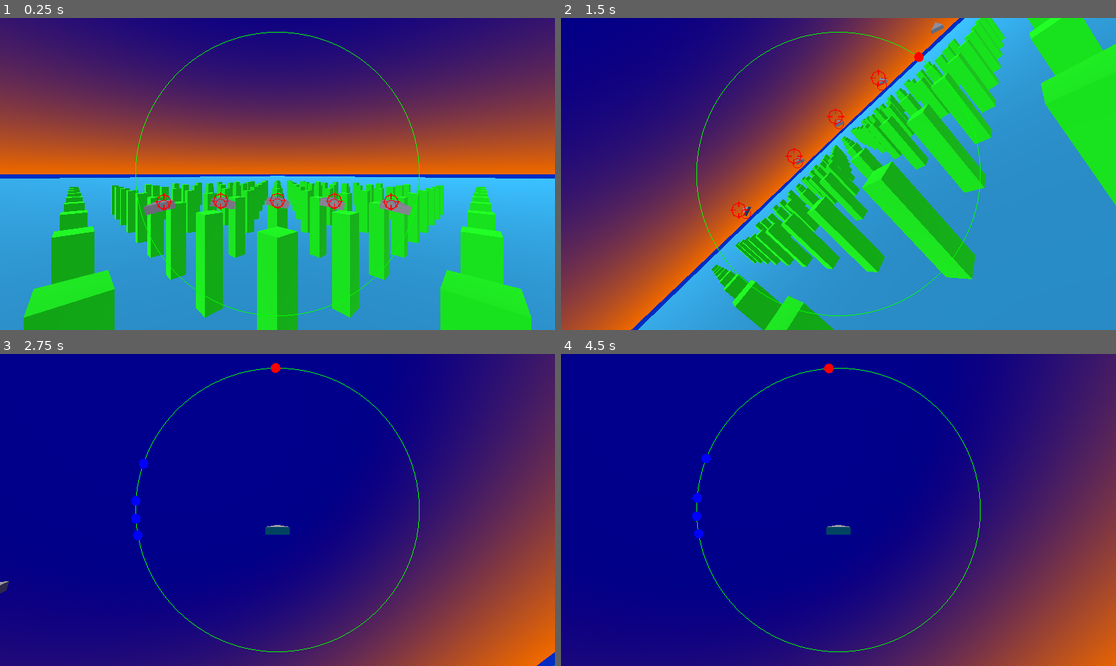
Above: before the commit, frames 1-4 (two rows, left to right).
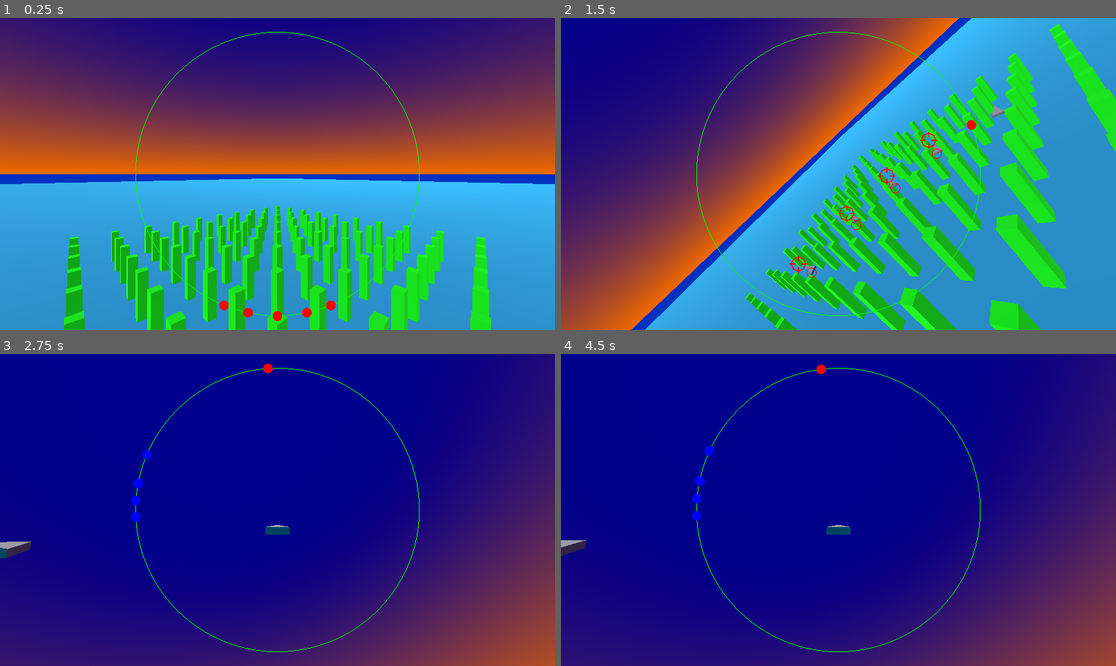
Above: after the commit, the same moments.

Repository: lookbehindyounow/shape_squadron
Game: Godot game, scene res://main.tscn
The game is run twice, just before and just after one commit, with the same random seed, the same clock (stepped at 60 frames per second) and the same inputs.
Inputs:
- Up to frame 1 (0.25 s): no input
- Up to frame 2 (1.5 s): hold D (roll_right) 0.53-1.28 s; hold , (shoot) 0.53-1.28 s; hold W (pitch_down) from 1.28 s (still down); tap , (shoot) at 1.35 s
- Up to frame 3 (2.75 s): release W (pitch_down) at 2.03 s; hold D (roll_right) from 2.03 s (still down); hold , (shoot) from 2.03 s (still down); tap C (toggle_camera) at 2.1 s
- Up to frame 4 (4.5 s): release D (roll_right) at 2.78 s; release , (shoot) at 2.78 s; hold Space (accelerate) 2.78-3.53 s; tap V (toggle_chillin) at 2.85 s; tap , (shoot) at 3.05, 4.35 s; tap Enter at 3.5 s; hold , (shoot) 3.53-4.28 s; hold A (roll_left) from 3.53 s (still down); tap B (toggle_suggestions) at 3.6 s; tap Space (accelerate) at 4.25 s

The runs differ from the first frame. In frame 1, 27% of the frame differs, in the area x 0-100%, y 50-100%; in frame 2, 29%, in the area x 13-100%, y 0-100%; in frame 3, 22%; in frame 4, 21%.

Commit message:
when you die the enemies all head home (away off into the x-axis) & the camera follows them & slowly pans round, next thing is winning

Diff:
--- a/Enemy.gd
+++ b/Enemy.gd
@@ -10,8 +10,8 @@
 var crashes=0
 var cooldown=0
 var HUD_points=[]
+
 signal die
-
 func _ready():
 	die.connect(get_node("/root/Main")._on_enemy_die.bind(self))
 
@@ -24,33 +24,38 @@
 
 func _physics_process(delta):
 	var player=get_node("/root/Main/Player")
+	var gaming=get_node("/root/Main").gaming
+	if gaming:
+		HUD_points=[Jet.track(transform,player.position,player.velocity)]
+	else:
+		HUD_points=[Jet.track(transform,player.ave_enemy_pos+Vector3(100,0,0),Vector3.ZERO)]
+
 	var allies=[]+get_node("/root/Main").enemies
 	allies.erase(self)
-	HUD_points=[Jet.track(transform,player.position,player.velocity)]
 	for ally in allies:
 		HUD_points.append(Jet.track(transform,ally.position,ally.velocity,false))
 
 	if chillin:
 		velocity=Vector3.ZERO
 	else:
+		if gaming && HUD_points[0][1][1]<PI/12:
+			if cooldown>0.05:
+				Jet.shoot(self)
+				cooldown=0
+			else:
+				cooldown+=delta
+
 		var instructions=Jet.autopilot(transform,speed,pitch_speed,HUD_points)
-		var rolling=0.75*instructions[0]
-		var pitching=pitch_speed*instructions[1]
-		var accelerating=instructions[2]
-
-		speed=min(speed+(accelerating*acceleration*delta),top_speed)
 		# could also make pitch & roll depend on target o'clock or dot product navigation from autopilot if I get into that
 		# both options would look more like analogue controls for player
-		transform.basis=Jet.turn(transform.basis,rolling,pitching,delta)
+
+		speed=min(speed+(instructions[2]*acceleration*delta),top_speed)
+		transform.basis=Jet.turn(transform.basis,instructions[0]*roll_speed,instructions[1]*pitch_speed,delta)
 		velocity=transform.basis.z*speed
 	move_and_slide()
 
-	if HUD_points[0][1][1]<PI/12:
-		if cooldown>0.05:
-			Jet.shoot(self)
-			cooldown=0
-		else:
-			cooldown+=delta
+	if not gaming:
+		HUD_points.remove_at(0)
 
 	for i in range(get_slide_collision_count()):
 		if not get_slide_collision(i).get_collider().is_in_group("bullets"):
--- a/JetMethods.gd
+++ b/JetMethods.gd
@@ -46,10 +46,10 @@
 
 	return [rolling,pitching]
 
-static func autopilot(transform,speed,pitch_speed,HUD_points,target=0): # target is index of HUD point
+static func autopilot(transform,speed,pitch_speed,HUD_points): # target is index of HUD point
 	var accelerating=0
 
-	var turn_instructions=instruct_turn(HUD_points[target][1][0]) # aim for player's ahead marker
+	var turn_instructions=instruct_turn(HUD_points[0][1][0]) # aim for player's ahead marker
 
 	if transform.origin.y<5+speed/pitch_speed: # if near ground
 		if transform.origin.y<5+(speed/pitch_speed)*(1-sin(Vector3.DOWN.angle_to(transform.basis.z))): # if too near ground for current orientation
@@ -76,7 +76,7 @@
 			if to_point.dot(transform.basis.z)>0:
 				accelerating=-1
 			else:
-				accelerating+=1
+				accelerating=1
 
 	return [turn_instructions[0],turn_instructions[1],accelerating]
 
--- a/Player.gd
+++ b/Player.gd
@@ -9,8 +9,8 @@
 var hits_taken=0
 var crashes=0
 var cooldown=0
-var HUD_points=[[[0,0],[0,0],false]]
-signal die
+var HUD_points=[]
+var ave_enemy_pos=Vector3.ZERO
 
 #var suggestions_on=false
 #func _unhandled_input(event):
@@ -18,46 +18,67 @@
 #		suggestions_on=not suggestions_on
 
 func _physics_process(delta):
+	var gaming=get_node("/root/Main").gaming
 	var enemies=get_node("/root/Main").enemies
 	HUD_points=[]
 	for enemy in enemies:
-		HUD_points.append(Jet.track(transform,enemy.position,enemy.velocity))
+		HUD_points.append(Jet.track(transform,enemy.position,enemy.velocity,gaming))
+	if not gaming:
+		HUD_points=HUD_points.map(func(HUD_point): return [HUD_point[0],false,HUD_point[2]])
 
 #	if suggestions_on:
 #		var suggestions=Jet.autopilot(transform,HUD_points)
 
-	var accelerating=0
-	if Input.is_action_pressed("accelerate"):
-		accelerating+=1
-	if Input.is_action_pressed("decelerate"):
-		accelerating-=1
-	speed=min(speed+(accelerating*acceleration*delta),top_speed)
-	var rolling=0
-	var pitching=0
-	if Input.is_action_pressed("roll_left"):
-		rolling-=1
-	if Input.is_action_pressed("roll_right"):
-		rolling+=1
-	if Input.is_action_pressed("pitch_up"):
-		pitching-=1
-	if Input.is_action_pressed("pitch_down"):
-		pitching+=1
-	transform.basis=Jet.turn(transform.basis,rolling,pitching,delta)
-	velocity=transform.basis.z*speed
-	move_and_slide()
+	if gaming:
+		var accelerating=0
+		var rolling=0
+		var pitching=0
 
-	if Input.is_action_pressed("shoot"):
-		if cooldown>0.05:
-			Jet.shoot(self)
-			cooldown=0
-		else:
-			cooldown+=delta
+		if Input.is_action_pressed("accelerate"):
+			accelerating+=1
+		if Input.is_action_pressed("decelerate"):
+			accelerating-=1
+		if Input.is_action_pressed("roll_left"):
+			rolling-=1
+		if Input.is_action_pressed("roll_right"):
+			rolling+=1
+		if Input.is_action_pressed("pitch_up"):
+			pitching-=1
+		if Input.is_action_pressed("pitch_down"):
+			pitching+=1
 
-	for i in range(get_slide_collision_count()):
-		if not get_slide_collision(i).get_collider().is_in_group("bullets"):
-			die.emit()
+		if Input.is_action_pressed("shoot"):
+			if cooldown>0.05:
+				Jet.shoot(self)
+				cooldown=0
+			else:
+				cooldown+=delta
+
+		speed=min(speed+(accelerating*acceleration*delta),top_speed)
+		transform.basis=Jet.turn(transform.basis,rolling*roll_speed,pitching*pitch_speed,delta)
+		velocity=transform.basis.z*speed
+		move_and_slide()
+
+		for i in range(get_slide_collision_count()):
+			if not get_slide_collision(i).get_collider().is_in_group("bullets"):
+				die()
+	else:
+		var sum=Vector3.ZERO
+		for HUD_point in HUD_points:
+			sum+=HUD_point[2]
+		ave_enemy_pos=sum/HUD_points.size()
+		transform.origin=ave_enemy_pos
+		transform.basis=transform.basis.rotated(Vector3.UP,0.02*TAU*delta)
+		transform.origin-=30*transform.basis.z
+		# when explosions are working could zoom out from exploding jet & glide towards this view
 
 func _on_bullet_hit():
 	health-=1
 	if health<=0:
-		die.emit()
+		die()
+
+func die():
+	get_node("/root/Main").gaming=false
+	$CollisionShape3D.set_deferred("disabled",true)
+	$PlaceholderBody.hide()
+	transform.basis=Basis(Vector3.RIGHT,Vector3(0,sqrt(3)/2,0.5),Vector3(0,-0.5,sqrt(3)/2))
--- a/UI.gd
+++ b/UI.gd
@@ -33,7 +33,7 @@
 			icons[i][0].set_colour("#00f")
 		add_child(icons[i][0])
 
-		if HUD_points[i][1]!=null:
+		if HUD_points[i][1]:
 			if HUD_points[i][1][1]<0.65:
 				icons[i].append(icon_scene.instantiate())
 				icons[i][1].position=Vector2(screen_dimensions/2)+(((HUD_points[i][1][1]/0.65)*screen_dimensions.y/2.2)*Vector2.UP.rotated(HUD_points[i][1][0]))
--- a/main.gd
+++ b/main.gd
@@ -4,6 +4,7 @@
 var bullet_scene=preload("res://bullet.tscn")
 var enemies=[]
 var current_camera=-1
+var gaming=true
 
 func _ready():
 	var initial_enemy_count=5
@@ -37,6 +38,3 @@
 					enemies[current_camera].get_node("Camera3D").current=true
 			break
 	dead.queue_free()
-
-func _on_player_die():
-	pass # Replace with function body.
--- a/main.tscn
+++ b/main.tscn
@@ -31,7 +31,7 @@
 script = ExtResource("1_6rvo3")
 
 [node name="Player" parent="." instance=ExtResource("1_uil6o")]
-transform = Transform3D(0.707107, 0, 0.707107, 0, 1, 0, -0.707107, 0, 0.707107, 0, 7, 0)
+transform = Transform3D(0.707107, 0, 0.707107, 0, 1, 0, -0.707107, 0, 0.707107, 0, 15, 0)
 
 [node name="WorldEnvironment" type="WorldEnvironment" parent="."]
 environment = ExtResource("3_cymjq")
@@ -75,5 +75,3 @@
 
 [node name="DirectionalLight3D" type="DirectionalLight3D" parent="."]
 transform = Transform3D(0.939693, -0.241845, -0.241845, 0, -0.707107, 0.707107, -0.34202, -0.664463, -0.664463, 0, 50, 0)
-
-[connection signal="die" from="Player" to="." method="_on_player_die"]
